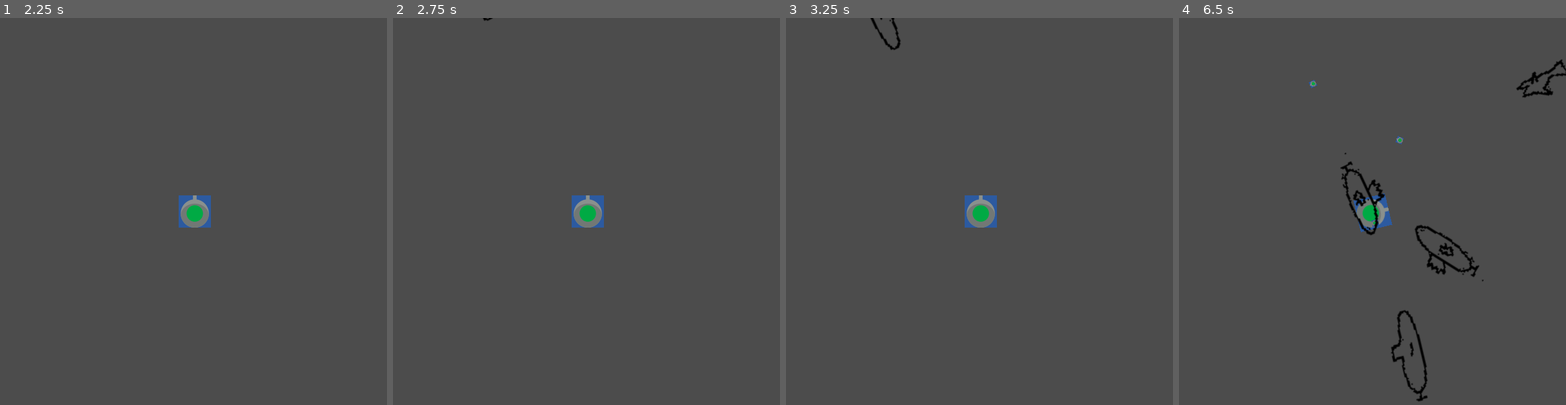
Above: before the commit, frames 1-4 (left to right).
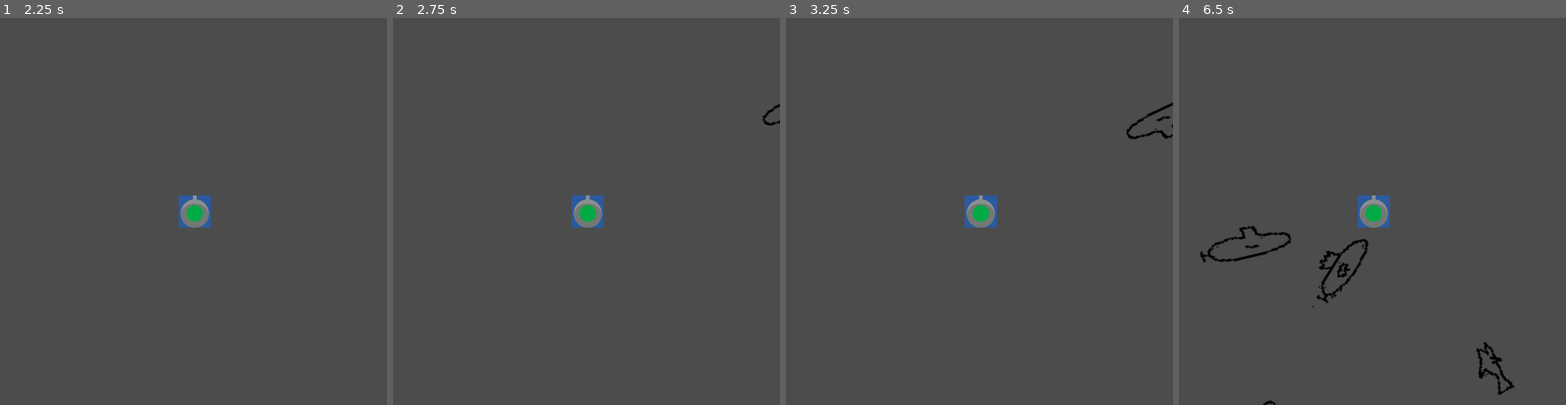
Above: after the commit, the same moments.

Repository: the-g-force/FamJam-March2021
Game: Godot game, scene res://src/Screens/SplashScreen.tscn
The game is run twice, just before and just after one commit, with the same random seed, the same clock (stepped at 60 frames per second) and the same inputs.
Inputs (mouse positions are in pixels of both pictures, inside the frame that each line leads up to):
- Up to frame 1 (2.25 s): tap Enter at 0.5 s; move the mouse to (278, 192) at 0.52 s; click (278, 192) at 0.67 s; click "Play Now!" at 1.25 s; tap Space at 2 s; move the mouse to (116, 230) at 2.02 s; click (116, 230) at 2.17 s
- Up to frame 2 (2.75 s): no input
- Up to frame 3 (3.25 s): move the mouse to (1018, 126) at 2.77 s; click (1018, 126) at 2.92 s
- Up to frame 4 (6.5 s): move the mouse to (1283, 18) at 3.52 s; click (1283, 18) at 3.67 s; move the mouse to (1488, 269) at 4.27 s; click (1488, 269) at 4.42 s; move the mouse to (1527, 308) at 5.02 s; click (1527, 308) at 5.17 s; move the mouse to (1418, 404) at 5.77 s; click (1418, 404) at 5.92 s

Frame 1 is identical in both runs. In frame 2, less than 0.1% of the frame differs, in the area x 23-100%, y 0-28%; in frame 3, 0.4%; in frame 4, 3.3%, in the area x 5-100%, y 10-100%.

Commit message:
Redesign node types to allow enemies to hit player

Diff:
--- a/project/project.godot
+++ b/project/project.godot
@@ -9,7 +9,7 @@
 config_version=4
 
 _global_script_classes=[ {
-"base": "Area2D",
+"base": "KinematicBody2D",
 "class": "Enemy",
 "language": "GDScript",
 "path": "res://src/Enemy.gd"
--- a/project/src/Enemy.gd
+++ b/project/src/Enemy.gd
@@ -1,54 +1,57 @@
 class_name Enemy
-extends Area2D
+extends KinematicBody2D
 
 signal selected
 
 const _TYPES := ["Sub"]
 const _MAX_HEALTH_BY_TYPE := {"Sub":3}
 
-export var _speed := 100
-export var _health := 1
+export var speed := 100
 
-var _screensize := Vector2.ZERO
-var _screen_center := Vector2.ZERO
-var _direction
+var _health := 1
 var _type := ""
 
 onready var _sprite := $Sprite
 
 
 func _ready()->void:
+	# Copy the collision shape into the area2d clickable shape
+	_copy_shape($CollisionShape2D, $Area2D/CollisionShape2D)
+
 	var type_index := randi()%_TYPES.size()
 	_type = _TYPES[type_index]
 	var max_health_for_type:int = _MAX_HEALTH_BY_TYPE[_type]
 	_health = (randi()%max_health_for_type)+1
 	_sprite.play(_type+str(_health))
-	_screensize = get_viewport_rect().size
-	_screen_center = _screensize/2
-	_direction = _screen_center-get_global_transform().origin
-	_sprite.rotation = _direction.angle()
+
+
+func _copy_shape(from:CollisionShape2D, to:CollisionShape2D)->void:
+	to.shape = from.shape
+	to.rotation = from.rotation
+
+
+func damage():
+	_health -= 1
+	if _health <= 0:
+		queue_free()
+	else:
+		_sprite.play(_type+str(_health))
 
 
 func _process(delta)->void:
-	var _velocity := Vector2.RIGHT.rotated(_direction.angle())
-	position += _velocity.normalized()*_speed*delta
-
-
-func _on_Enemy_input_event(_viewport, event, _shape_idx)->void:
-	if event is InputEventMouseButton:
-		var e := event as InputEventMouseButton
-		if e.pressed:
-			emit_signal("selected")
+	var direction := Vector2.RIGHT.rotated(rotation)
+	var collision := move_and_collide(direction * speed * delta)
+	if collision and collision.collider.has_method("damage"):
+		collision.collider.damage()
+		queue_free()
 
 
 func _on_VisibilityNotifier2D_screen_exited():
 	queue_free()
 
 
-func _on_Enemy_body_entered(body:PhysicsBody2D)->void:
-	if body is Projectile:
-		_health -= 1
-		if _health <= 0:
-			queue_free()
-		else:
-			_sprite.play(_type+str(_health))
+func _on_Area2D_input_event(_viewport, event, _shape_idx):
+	if event is InputEventMouseButton:
+		var e := event as InputEventMouseButton
+		if e.pressed:
+			emit_signal("selected")
--- a/project/src/Enemy.tscn
+++ b/project/src/Enemy.tscn
@@ -7,6 +7,11 @@
 
 [sub_resource type="SpriteFrames" id=1]
 animations = [ {
+"frames": [ ExtResource( 4 ) ],
+"loop": true,
+"name": "Sub2",
+"speed": 5.0
+}, {
 "frames": [ ExtResource( 3 ) ],
 "loop": true,
 "name": "Sub3",
@@ -16,17 +21,14 @@
 "loop": true,
 "name": "Sub1",
 "speed": 5.0
-}, {
-"frames": [ ExtResource( 4 ) ],
-"loop": true,
-"name": "Sub2",
-"speed": 5.0
 } ]
 
-[sub_resource type="CircleShape2D" id=2]
-radius = 25.02
+[sub_resource type="CapsuleShape2D" id=2]
+radius = 15.0
+height = 56.0
 
-[node name="Enemy" type="Area2D"]
+[node name="Enemy" type="KinematicBody2D"]
+collision_mask = 2147483650
 script = ExtResource( 2 )
 
 [node name="Sprite" type="AnimatedSprite" parent="."]
@@ -34,9 +36,13 @@
 animation = "Sub1"
 
 [node name="CollisionShape2D" type="CollisionShape2D" parent="."]
+rotation = 1.5708
 shape = SubResource( 2 )
 
 [node name="VisibilityNotifier2D" type="VisibilityNotifier2D" parent="."]
-[connection signal="body_entered" from="." to="." method="_on_Enemy_body_entered"]
-[connection signal="input_event" from="." to="." method="_on_Enemy_input_event"]
+
+[node name="Area2D" type="Area2D" parent="."]
+
+[node name="CollisionShape2D" type="CollisionShape2D" parent="Area2D"]
 [connection signal="screen_exited" from="VisibilityNotifier2D" to="." method="_on_VisibilityNotifier2D_screen_exited"]
+[connection signal="input_event" from="Area2D" to="." method="_on_Area2D_input_event"]
--- a/project/src/EnemyGenerator.gd
+++ b/project/src/EnemyGenerator.gd
@@ -4,7 +4,7 @@
 
 const _ENEMY := preload("res://src/Enemy.tscn")
 
-onready var _enemy_spawn_point := $Path2D/EnemySpawnPoint
+export var radius := 150.0
 
 
 func _on_Timer_timeout()->void:
@@ -13,6 +13,9 @@
 
 func _spawn_enemy()->void:
 	var enemy := _ENEMY.instance()
-	_enemy_spawn_point.unit_offset = rand_range(0,1)
-	enemy.position = _enemy_spawn_point.get_global_transform().origin
+	var theta := rand_range(0, TAU)
+
+	enemy.position = get_global_transform().origin + radius * Vector2(cos(theta),sin(theta))
+
+	enemy.rotation = theta - PI
 	emit_signal("spawn_enemy", enemy)
--- a/project/src/EnemyGenerator.tscn
+++ b/project/src/EnemyGenerator.tscn
@@ -1,23 +1,9 @@
-[gd_scene load_steps=3 format=2]
+[gd_scene load_steps=2 format=2]
 
 [ext_resource path="res://src/EnemyGenerator.gd" type="Script" id=1]
 
-[sub_resource type="Curve2D" id=1]
-_data = {
-"points": PoolVector2Array( 0, 0, 0, 0, 0, -300, 0, 0, 0, 0, 80, -292, 0, 0, 0, 0, 152, -260, 0, 0, 0, 0, 216, -212, 0, 0, 0, 0, 264, -148, 0, 0, 0, 0, 288, -76, 0, 0, 0, 0, 304, 4, 0, 0, 0, 0, 288, 76, 0, 0, 0, 0, 264, 148, 0, 0, 0, 0, 216, 212, 0, 0, 0, 0, 152, 260, 0, 0, 0, 0, 80, 292, 0, 0, 0, 0, 0, 300, 0, 0, 0, 0, -80, 292, 0, 0, 0, 0, -152, 260, 0, 0, 0, 0, -216, 212, 0, 0, 0, 0, -264, 148, 0, 0, 0, 0, -288, 76, 0, 0, 0, 0, -304, -4, 0, 0, 0, 0, -288, -76, 0, 0, 0, 0, -264, -148, 0, 0, 0, 0, -216, -212, 0, 0, 0, 0, -152, -260, 0, 0, 0, 0, -80, -292, 0, 0, 0, 0, 0, -300 )
-}
-
 [node name="EnemyGenerator" type="Node2D"]
-position = Vector2( 300, 300 )
 script = ExtResource( 1 )
-
-[node name="Path2D" type="Path2D" parent="."]
-scale = Vector2( 1.5, 1.5 )
-curve = SubResource( 1 )
-
-[node name="EnemySpawnPoint" type="PathFollow2D" parent="Path2D"]
-position = Vector2( 0, -300 )
-rotation = 0.0996772
 
 [node name="Timer" type="Timer" parent="."]
 autostart = true
--- a/project/src/Game.tscn
+++ b/project/src/Game.tscn
@@ -13,4 +13,6 @@
 [node name="Enemies" type="Node" parent="."]
 
 [node name="EnemyGenerator" parent="." instance=ExtResource( 2 )]
+position = Vector2( 300, 300 )
+radius = 424.0
 [connection signal="spawn_enemy" from="EnemyGenerator" to="." method="_on_EnemyGenerator_spawn_enemy"]
--- a/project/src/Projectile.gd
+++ b/project/src/Projectile.gd
@@ -4,7 +4,9 @@
 export var speed := 100
 
 func _physics_process(delta):
-	var _ignored := move_and_collide(Vector2.RIGHT.rotated(rotation) * speed * delta)
+	var collision := move_and_collide(Vector2.RIGHT.rotated(rotation) * speed * delta)
+	if collision and collision.collider.has_method("damage"):
+		collision.collider.damage()
 
 
 func _on_VisibilityNotifier2D_screen_exited():
--- a/project/src/Projectile.tscn
+++ b/project/src/Projectile.tscn
@@ -7,6 +7,7 @@
 radius = 5.57579
 
 [node name="Projectile" type="KinematicBody2D"]
+collision_layer = 0
 script = ExtResource( 2 )
 
 [node name="Sprite" type="Sprite" parent="."]
--- a/project/src/Turret.gd
+++ b/project/src/Turret.gd
@@ -42,3 +42,7 @@
 		projectile.position = position
 		projectile.rotation = rotation
 		get_parent().add_child(projectile)
+
+
+func damage():
+	print("I WAS HURT")
--- a/project/src/Turret.tscn
+++ b/project/src/Turret.tscn
@@ -1,9 +1,14 @@
-[gd_scene load_steps=3 format=2]
+[gd_scene load_steps=4 format=2]
 
 [ext_resource path="res://assets/Images/turret.png" type="Texture" id=1]
 [ext_resource path="res://src/Turret.gd" type="Script" id=2]
 
-[node name="Turret" type="Node2D"]
+[sub_resource type="CircleShape2D" id=1]
+radius = 22.9154
+
+[node name="Turret" type="KinematicBody2D"]
+collision_layer = 2
+collision_mask = 0
 script = ExtResource( 2 )
 
 [node name="Sprite" type="Sprite" parent="."]
@@ -12,4 +17,7 @@
 
 [node name="ShotTimer" type="Timer" parent="."]
 autostart = true
+
+[node name="CollisionShape2D" type="CollisionShape2D" parent="."]
+shape = SubResource( 1 )
 [connection signal="timeout" from="ShotTimer" to="." method="_on_ShotTimer_timeout"]
